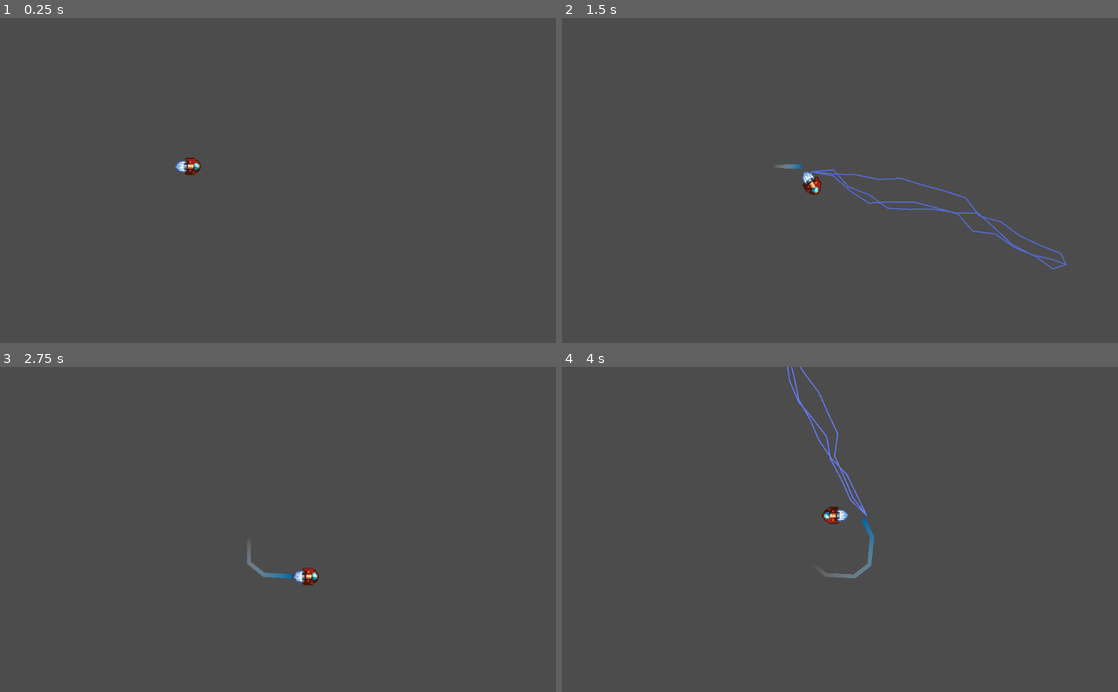
Above: before the commit, frames 1-4 (two rows, left to right).
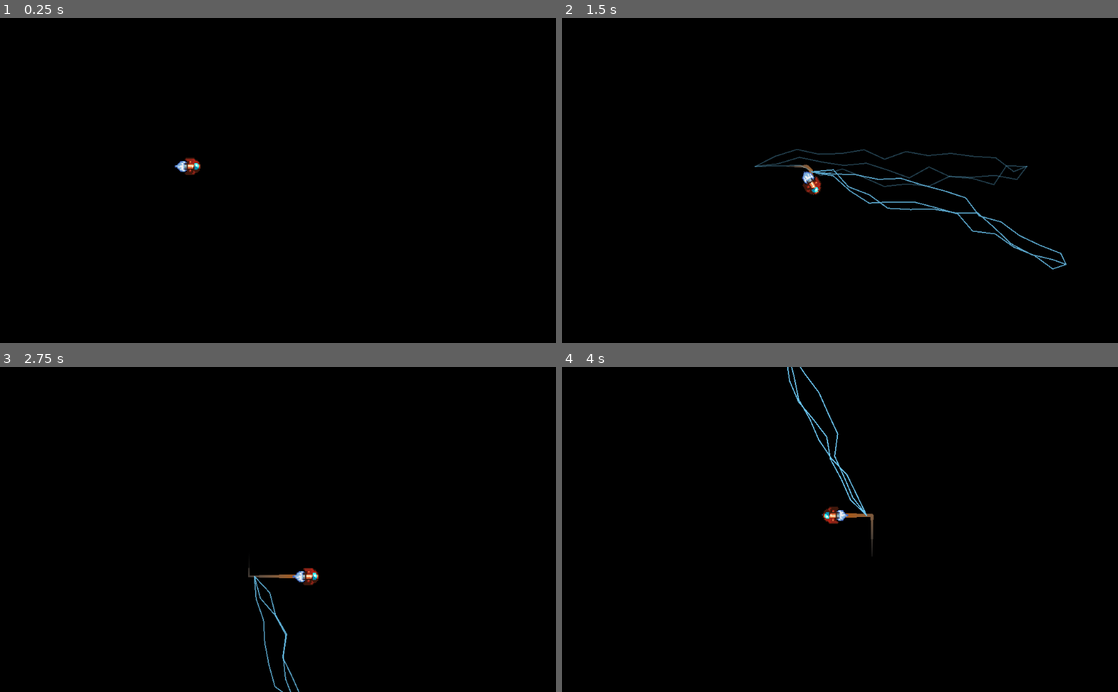
Above: after the commit, the same moments.

Repository: absolve/godotTestDemo
Game: Godot game, scene res://main.tscn
Same seed, same stepped clock (60 frames per second), same inputs: the game is played once before the commit and once after it.
Inputs (mouse positions are in pixels of both pictures, inside the frame that each line leads up to):
- Up to frame 1 (0.25 s): no input
- Up to frame 2 (1.5 s): tap Enter at 0.5 s; move the mouse to (962, 164) at 0.52 s; hold Right (ui_right) 0.53-1.28 s; click (962, 164) at 0.6 s; move the mouse to (728, 196) at 1.27 s; hold Down (ui_down) from 1.28 s (still down); click (728, 196) at 1.35 s
- Up to frame 3 (2.75 s): move the mouse to (333, 458) at 2.02 s; release Down (ui_down) at 2.03 s; hold Right (ui_right) from 2.03 s (still down); click (333, 458) at 2.1 s
- Up to frame 4 (4 s): move the mouse to (812, 594) at 2.77 s; release Right (ui_right) at 2.78 s; hold Up (ui_up) 2.78-3.53 s; click (812, 594) at 2.85 s; move the mouse to (1006, 578) at 3.52 s; hold Left (ui_left) from 3.53 s (still down); click (1006, 578) at 3.6 s

The runs differ from the first frame. In frame 1, 100% of the frame differs, in the area x 0-100%, y 0-100%; in frame 2, 100%; in frame 3, 100%; in frame 4, 100%.

Commit message:
更新功能

Diff:
--- a/godot3Line2d/Lightning.tscn
+++ b/godot3Line2d/Lightning.tscn
@@ -14,7 +14,7 @@
 "times": PoolRealArray( 0 ),
 "transitions": PoolRealArray( 1 ),
 "update": 0,
-"values": [ Color( 0.784314, 0.784314, 0.784314, 1 ) ]
+"values": [ Color( 0.490196, 0.490196, 0.490196, 1 ) ]
 }
 
 [sub_resource type="Animation" id=2]
@@ -27,8 +27,8 @@
 tracks/0/imported = false
 tracks/0/enabled = true
 tracks/0/keys = {
-"times": PoolRealArray( 0, 0.2, 0.6 ),
-"transitions": PoolRealArray( 2.14355, 3.86375, 1 ),
+"times": PoolRealArray( 0, 0.4, 1 ),
+"transitions": PoolRealArray( 3.13834, 1.41422, 1 ),
 "update": 0,
 "values": [ Color( 0.784314, 0.784314, 0.784314, 1 ), Color( 1, 1, 1, 1 ), Color( 1, 1, 1, 0 ) ]
 }
@@ -48,9 +48,10 @@
 }
 
 [node name="Lightning" type="Line2D"]
-self_modulate = Color( 0.784314, 0.784314, 0.784314, 1 )
+self_modulate = Color( 0.490196, 0.490196, 0.490196, 1 )
 points = PoolVector2Array( 0, 0, 10, 0 )
 width = 2.0
+default_color = Color( 0.447059, 0.819608, 1, 1 )
 begin_cap_mode = 2
 end_cap_mode = 2
 script = ExtResource( 1 )
--- a/godot3Line2d/Trail.gd
+++ b/godot3Line2d/Trail.gd
@@ -7,9 +7,9 @@
 export var offset:Vector2=Vector2.ZERO
 var startAdd=false
 var timer=0  #添加点的定时器
-var delay=20 #毫秒
+var delay=5 #毫秒
 var lifeTimer=0
-var lifetime=50
+var lifetime=12
 var angle=0  #角度
 
 
--- a/godot3Line2d/Trail.tscn
+++ b/godot3Line2d/Trail.tscn
@@ -3,13 +3,12 @@
 [ext_resource path="res://Trail.gd" type="Script" id=1]
 
 [sub_resource type="Curve" id=2]
-_data = [ Vector2( 0, 0.56135 ), 0.0, 1.11857, 0, 0, Vector2( 1, 0.898773 ), 1.01098, 0.0, 0, 0 ]
+_data = [ Vector2( 0, 0 ), 0.0, 1.11857, 0, 0, Vector2( 1, 0.898773 ), 1.01098, 0.0, 0, 0 ]
 
 [sub_resource type="Gradient" id=3]
-colors = PoolColorArray( 1, 1, 1, 0, 0.00465766, 0.398278, 0.646484, 1 )
+colors = PoolColorArray( 1, 1, 1, 0, 0.710938, 0.316589, 0, 1 )
 
 [node name="Trail" type="Line2D"]
-points = PoolVector2Array( 0, 0, 10, 0 )
 width = 8.0
 width_curve = SubResource( 2 )
 gradient = SubResource( 3 )
--- /dev/null
+++ b/godot3Line2d/main.gd
@@ -0,0 +1,17 @@
+extends Node2D
+
+
+# Declare member variables here. Examples:
+# var a = 2
+# var b = "text"
+
+
+# Called when the node enters the scene tree for the first time.
+func _ready():
+	VisualServer.set_default_clear_color(Color('#000'))
+	pass # Replace with function body.
+
+
+# Called every frame. 'delta' is the elapsed time since the previous frame.
+#func _process(delta):
+#	pass
--- a/godot3Line2d/main.tscn
+++ b/godot3Line2d/main.tscn
@@ -1,8 +1,10 @@
-[gd_scene load_steps=2 format=2]
+[gd_scene load_steps=3 format=2]
 
 [ext_resource path="res://ship.tscn" type="PackedScene" id=1]
+[ext_resource path="res://main.gd" type="Script" id=2]
 
 [node name="main" type="Node2D"]
+script = ExtResource( 2 )
 
 [node name="ship" parent="." instance=ExtResource( 1 )]
 position = Vector2( 346, 274 )
--- a/godot3Line2d/ship.gd
+++ b/godot3Line2d/ship.gd
@@ -11,6 +11,7 @@
 var length=500
 
 func _ready():
+	ani.play("default")
 	pass # Replace with function body.
 
 
@@ -57,6 +58,7 @@
 	else:
 		trail.startAdd=false
 
+
 	position+=velocity*delta
 
 func shoot():
@@ -65,5 +67,5 @@
 		add_child(temp)
 		var start=global_position
 		var end=global_position+Vector2.RIGHT.rotated(ani.rotation)*length
-		print(start,end)
+#		print(start,end)
 		temp.add(start,end)
--- a/godot3Line2d/ship.tscn
+++ b/godot3Line2d/ship.tscn
@@ -17,7 +17,7 @@
 "frames": [ SubResource( 4 ), SubResource( 5 ) ],
 "loop": true,
 "name": "default",
-"speed": 5.0
+"speed": 15.0
 } ]
 
 [node name="ship" type="Node2D"]
@@ -30,8 +30,6 @@
 frame = 1
 
 [node name="Trail" parent="." instance=ExtResource( 2 )]
-points = PoolVector2Array(  )
 width = 10.0
 maxPoints = 10
 target_path = NodePath("..")
-offset = Vector2( -10, 0 )
